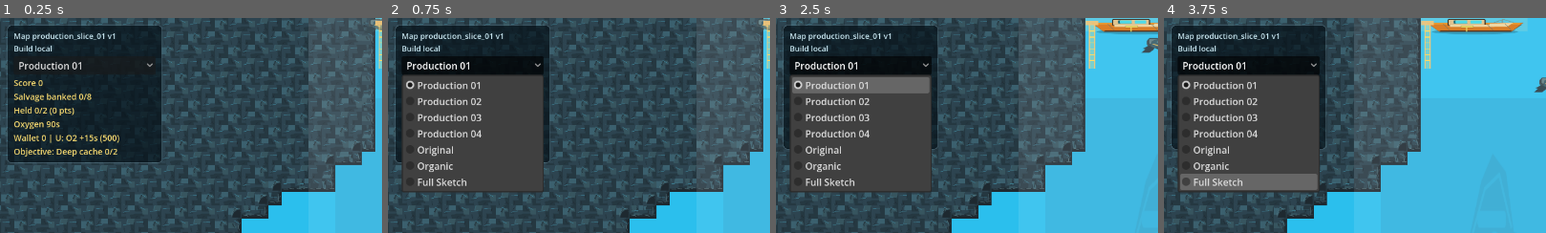
Above: before the commit, frames 1-4 (left to right).
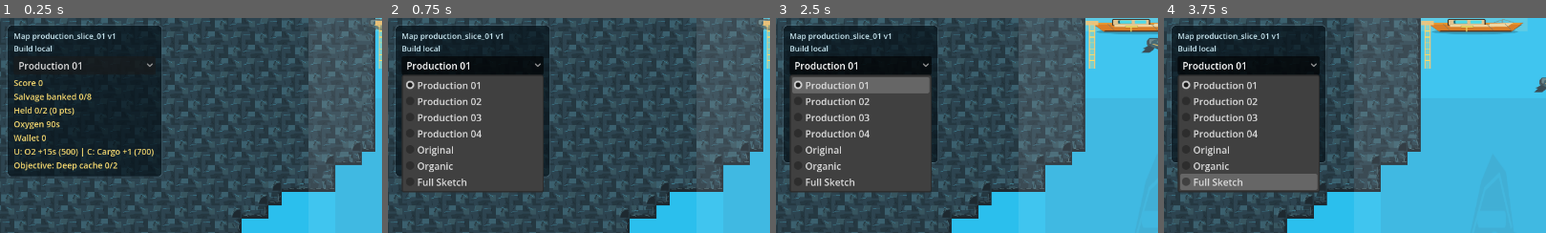
Above: after the commit, the same moments.

Repository: joeypshell/oceangame2
Game: Godot game, scene res://scenes/main/Main.tscn
The game is run twice, just before and just after one commit, with the same random seed, the same clock (stepped at 60 frames per second) and the same inputs.
Inputs:
- Up to frame 1 (0.25 s): no input
- Up to frame 2 (0.75 s): click "Production 01" at 0.5 s
- Up to frame 3 (2.5 s): tap Enter at 1.25 s; hold Right (ui_right) 1.28-2.03 s; tap R at 1.35 s; hold Down (ui_down) from 2.03 s (still down); tap U at 2.1 s
- Up to frame 4 (3.75 s): release Down (ui_down) at 2.78 s; hold Right (ui_right) 2.78-3.53 s; tap C at 2.85 s; hold Up (ui_up) from 3.53 s (still down); tap R at 3.6 s
The pictures show only the part of the screen within x 0-50%, y 0-50%; the shares and areas given below are measured in that part.

The runs differ from the first frame. In frame 1, 3.5% of the frame differs, in the area x 2-43%, y 54-74%; in frame 2, 0.2%; in frame 3, 0.2%; in frame 4, 0.2%.

Commit message:
feat: show cargo upgrade feedback

Diff:
--- a/scripts/main/main.gd
+++ b/scripts/main/main.gd
@@ -1419,19 +1419,29 @@
 
 
 func _progression_overlay_text() -> String:
-	if _has_oxygen_tank_upgrade():
-		return "Wallet %d | O2 tank +%ds" % [_session_wallet(), int(SessionProgression.OXYGEN_TANK_UPGRADE_SECONDS)]
-	return "Wallet %d | U: O2 +%ds (%d)" % [
+	var oxygen_text := "O2 tank +%ds" % int(SessionProgression.OXYGEN_TANK_UPGRADE_SECONDS)
+	if not _has_oxygen_tank_upgrade():
+		oxygen_text = "U: O2 +%ds (%d)" % [
+			int(SessionProgression.OXYGEN_TANK_UPGRADE_SECONDS),
+			SessionProgression.OXYGEN_TANK_UPGRADE_COST,
+		]
+	var cargo_text := "Cargo +%d" % int(SessionProgression.CARGO_CAPACITY_UPGRADE_BONUS)
+	if not _has_cargo_capacity_upgrade():
+		cargo_text = "C: Cargo +%d (%d)" % [
+			int(SessionProgression.CARGO_CAPACITY_UPGRADE_BONUS),
+			SessionProgression.CARGO_CAPACITY_UPGRADE_COST,
+		]
+	return "Wallet %d\n%s | %s" % [
 		_session_wallet(),
-		int(SessionProgression.OXYGEN_TANK_UPGRADE_SECONDS),
-		SessionProgression.OXYGEN_TANK_UPGRADE_COST,
+		oxygen_text,
+		cargo_text,
 	]
 
 
 func _progression_result_text() -> String:
-	if _has_oxygen_tank_upgrade():
-		return "Wallet %d | O2 tank +%ds" % [_session_wallet(), int(SessionProgression.OXYGEN_TANK_UPGRADE_SECONDS)]
-	return "Wallet %d | O2 tank base" % _session_wallet()
+	var oxygen_text := "O2 tank +%ds" % int(SessionProgression.OXYGEN_TANK_UPGRADE_SECONDS) if _has_oxygen_tank_upgrade() else "O2 tank base"
+	var cargo_text := "Cargo +%d" % int(SessionProgression.CARGO_CAPACITY_UPGRADE_BONUS) if _has_cargo_capacity_upgrade() else "Cargo base"
+	return "Wallet %d | %s | %s" % [_session_wallet(), oxygen_text, cargo_text]
 
 
 func _update_result_panel() -> void:
